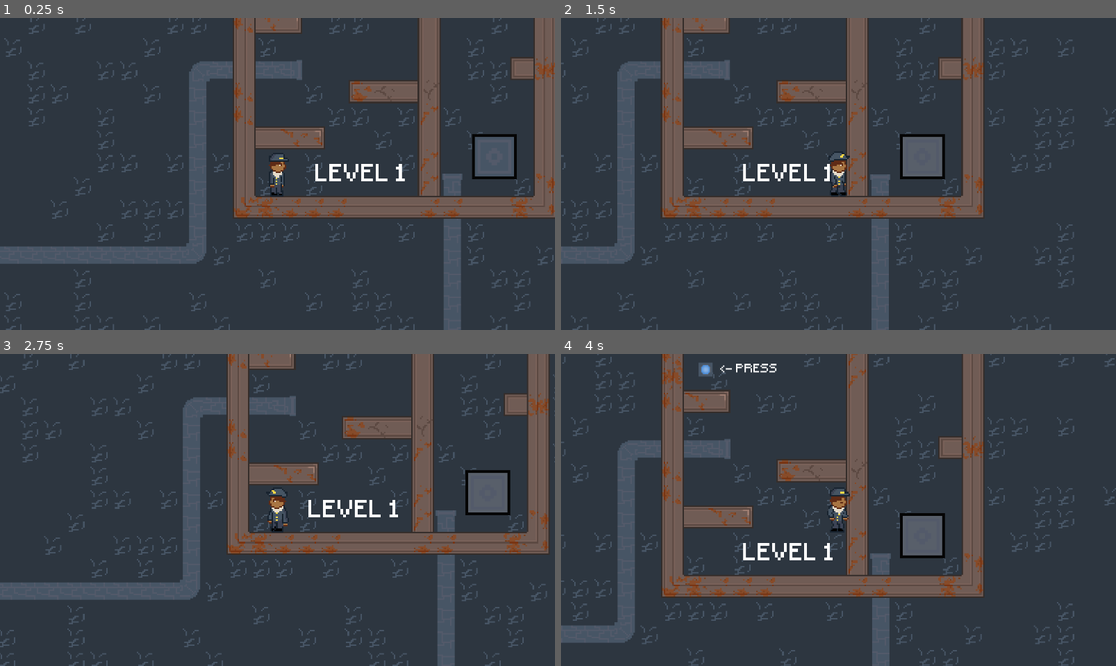
Above: before the commit, frames 1-4 (two rows, left to right).
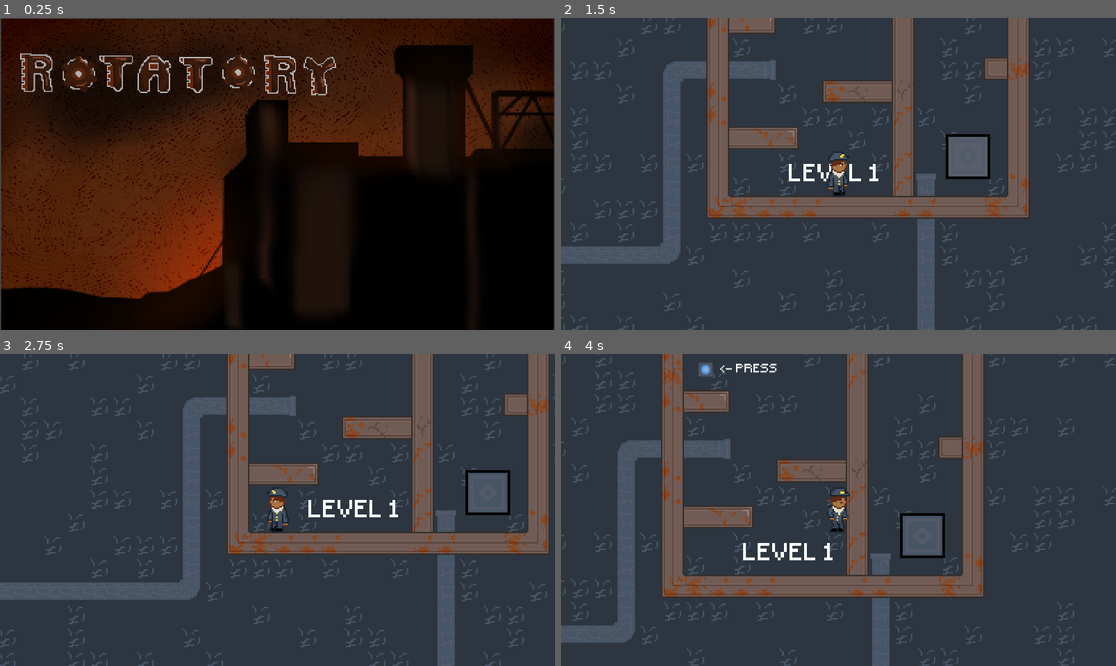
Above: after the commit, the same moments.

Repository: aaravrhino/YGDAGameJam26
Game: Godot game, scene res://scenes/game.tscn
Two runs of this game, one before a commit and one after it. Both use one fixed random seed, a clock stepped at 60 frames per second and the inputs below.
Inputs:
- Up to frame 1 (0.25 s): no input
- Up to frame 2 (1.5 s): hold Right (move_right) from 0.53 s (still down); tap Space (action_jump) at 0.77 s
- Up to frame 3 (2.75 s): tap Space (action_jump) at 1.52 s; release Right (move_right) at 2.03 s; hold Left (move_left) from 2.03 s (still down)
- Up to frame 4 (4 s): release Left (move_left) at 2.78 s; hold Right (move_right) from 2.78 s (still down); tap Space (action_jump) at 3.02, 3.77 s

The runs differ from the first frame. In frame 1, 100% of the frame differs, in the area x 0-100%, y 0-100%; in frame 2, 27%; in frame 3, less than 0.1%; in frame 4, less than 0.1%.

Commit message:
Main Menu

Diff:
--- a/ygda-game-jam-26/scenes/game.tscn
+++ b/ygda-game-jam-26/scenes/game.tscn
@@ -1,8 +1,9 @@
 [gd_scene format=3 uid="uid://0hvw5gv8vv4w"]
 
-[ext_resource type="PackedScene" uid="uid://cn8dj32v117le" path="res://scenes/Levels/level_1.tscn" id="1_yqjtg"]
+[ext_resource type="PackedScene" uid="uid://dnn0ih7k2i3eh" path="res://scenes/main_menu.tscn" id="1_uwrxv"]
+[ext_resource type="Script" uid="uid://dfapahldbglc" path="res://scenes/main_menu.gd" id="2_yqjtg"]
 
 [node name="game" type="Node2D" unique_id=1353156351]
 
-[node name="Level 1" parent="." unique_id=1680909377 instance=ExtResource("1_yqjtg")]
-position = Vector2(-1, 0)
+[node name="Control" parent="." unique_id=1278612928 instance=ExtResource("1_uwrxv")]
+script = ExtResource("2_yqjtg")
--- /dev/null
+++ b/ygda-game-jam-26/scenes/main_menu.gd
@@ -0,0 +1,6 @@
+extends Control
+
+func _ready() -> void:
+	await get_tree().create_timer(1.0).timeout
+	print("done")
+	get_tree().change_scene_to_file("res://scenes/Levels/level_1.tscn")
--- /dev/null
+++ b/ygda-game-jam-26/scenes/main_menu.tscn
@@ -0,0 +1,62 @@
+[gd_scene format=3 uid="uid://dnn0ih7k2i3eh"]
+
+[ext_resource type="Texture2D" uid="uid://bdstpf4o0s0jw" path="res://assets/Main Menu/2026_10_12_0mb_Kleki.png" id="1_rtw2f"]
+[ext_resource type="Texture2D" uid="uid://8megjbnmf5p1" path="res://assets/Main Menu/A_font.png" id="2_oa1go"]
+[ext_resource type="Texture2D" uid="uid://cdrmkwc0bl1p4" path="res://assets/Main Menu/O_font.png" id="3_tbmy8"]
+[ext_resource type="Texture2D" uid="uid://conuqn4gokj45" path="res://assets/Main Menu/R_font.png" id="4_jk1qb"]
+[ext_resource type="Texture2D" uid="uid://cfv8pbefvsa0y" path="res://assets/Main Menu/T_font.png" id="5_5dd4i"]
+[ext_resource type="Texture2D" uid="uid://f8lh0ps3syer" path="res://assets/Main Menu/Y_font.png" id="6_lgwnu"]
+
+[node name="Control" type="Control" unique_id=1278612928]
+layout_mode = 3
+anchors_preset = 0
+offset_right = 40.0
+offset_bottom = 40.0
+
+[node name="TextureRect" type="TextureRect" parent="." unique_id=638282604]
+layout_mode = 0
+offset_left = 4.0
+offset_top = 2.0
+offset_right = 1916.0
+offset_bottom = 1086.0
+texture = ExtResource("1_rtw2f")
+
+[node name="Sprite2D" type="Sprite2D" parent="." unique_id=845341642]
+position = Vector2(532, 190)
+scale = Vector2(4.3124995, 4.3124995)
+texture = ExtResource("2_oa1go")
+
+[node name="Sprite2D2" type="Sprite2D" parent="." unique_id=1421344487]
+position = Vector2(273, 192)
+scale = Vector2(4.3124995, 4.3124995)
+texture = ExtResource("3_tbmy8")
+
+[node name="Sprite2D8" type="Sprite2D" parent="." unique_id=1343674007]
+position = Vector2(825, 187.00002)
+scale = Vector2(4.3124995, 4.3124995)
+texture = ExtResource("3_tbmy8")
+
+[node name="Sprite2D3" type="Sprite2D" parent="." unique_id=1043202298]
+position = Vector2(130, 187.00002)
+scale = Vector2(4.3124995, 4.3124995)
+texture = ExtResource("4_jk1qb")
+
+[node name="Sprite2D6" type="Sprite2D" parent="." unique_id=652692605]
+position = Vector2(973, 193.0001)
+scale = Vector2(4.3124995, 4.3124995)
+texture = ExtResource("4_jk1qb")
+
+[node name="Sprite2D4" type="Sprite2D" parent="." unique_id=1852759020]
+position = Vector2(680, 195.00002)
+scale = Vector2(4.3124995, 4.3124995)
+texture = ExtResource("5_5dd4i")
+
+[node name="Sprite2D7" type="Sprite2D" parent="." unique_id=1878909458]
+position = Vector2(404.00003, 190)
+scale = Vector2(4.3124995, 4.3124995)
+texture = ExtResource("5_5dd4i")
+
+[node name="Sprite2D5" type="Sprite2D" parent="." unique_id=1919642915]
+position = Vector2(1106, 199.00008)
+scale = Vector2(4.3124995, 4.3124995)
+texture = ExtResource("6_lgwnu")
Binary file added: ygda-game-jam-26/assets/Main Menu/2026_10_12_0mb_Kleki.png
Not shown, added: ygda-game-jam-26/assets/Main Menu/2026_10_12_0mb_Kleki.png.import
Binary file added: ygda-game-jam-26/assets/Main Menu/A_font.png
Not shown, added: ygda-game-jam-26/assets/Main Menu/A_font.png.import
Binary file added: ygda-game-jam-26/assets/Main Menu/O_font.png
Not shown, added: ygda-game-jam-26/assets/Main Menu/O_font.png.import
Binary file added: ygda-game-jam-26/assets/Main Menu/R_font.png
Not shown, added: ygda-game-jam-26/assets/Main Menu/R_font.png.import
Binary file added: ygda-game-jam-26/assets/Main Menu/T_font.png
Not shown, added: ygda-game-jam-26/assets/Main Menu/T_font.png.import
Binary file added: ygda-game-jam-26/assets/Main Menu/Y_font.png
Not shown, added: ygda-game-jam-26/assets/Main Menu/Y_font.png.import
(and 1 more such lines)
